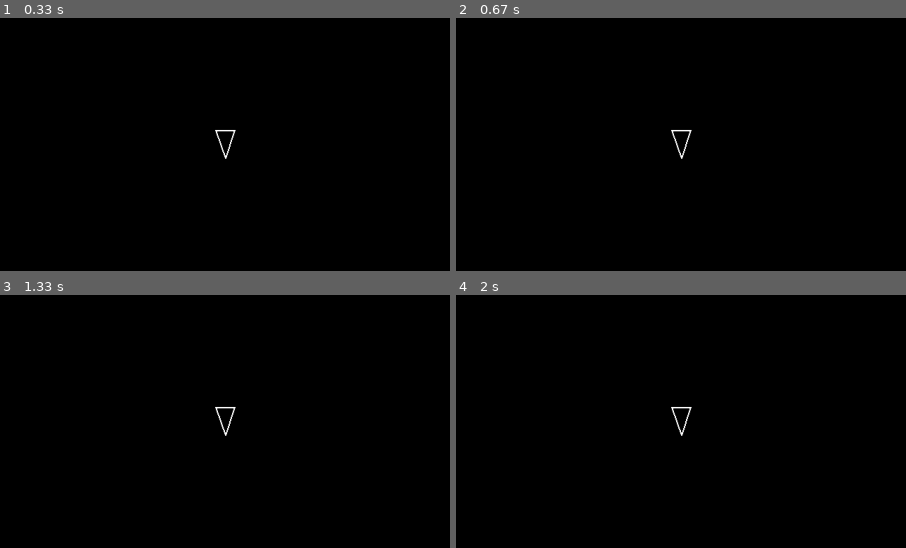
Above: before the commit, frames 1-4 (two rows, left to right).
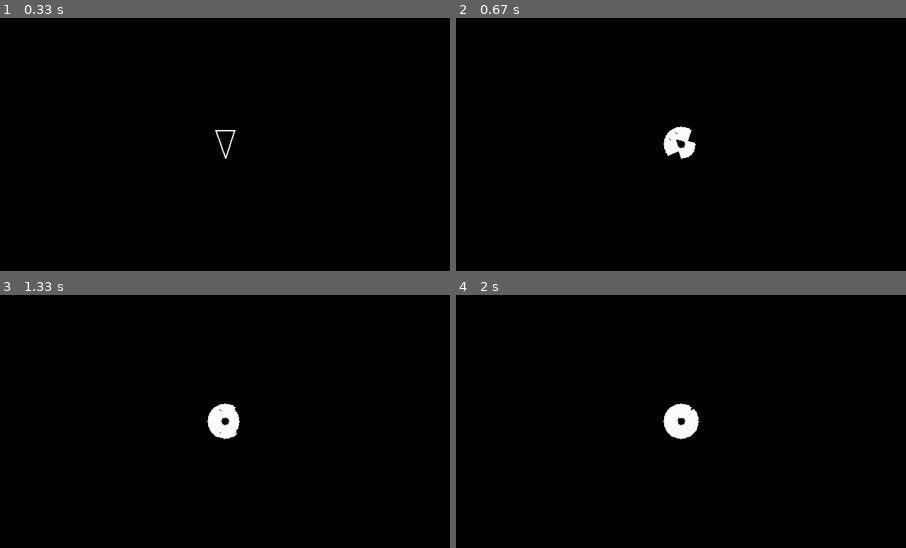
Above: after the commit, the same moments.

Repository: webn1008/pygame
Game: pygame game, started from main.py
The game is run twice, just before and just after one commit, with the same random seed, the same clock (stepped at 60 frames per second) and the same inputs.
Inputs:
- Up to frame 1 (0.33 s): no input
- Up to frame 2 (0.67 s): hold Right from 0.33 s (still down)
- Up to frame 3 (1.33 s): release Right at 0.8 s; hold Up 0.83-1.13 s; hold Right from 1.17 s (still down)
- Up to frame 4 (2 s): release Right at 1.63 s; hold Left from 1.67 s (still down)
The pictures show only the part of the screen within x 25-75%, y 25-75%; the shares and areas given below are measured in that part.

Frame 1 is identical in both runs. In frame 2, 0.6% of the frame differs, in the area x 46-54%, y 42-56%; in frame 3, 0.7%; in frame 4, 0.8%, in the area x 46-55%, y 42-58%.

Commit message:
Added left and right rotation for player

Diff:
--- a/constants.py
+++ b/constants.py
@@ -5,3 +5,4 @@
 'ASTEROID_SPAWN_RATE = 0.8'
 'ASTEROID_MAX_RADIUS = ASTEROID_MIN_RADIUS * ASTEROID_KINDS'
 PLAYER_RADIUS = 20
+PLAYER_TURN_SPEED = 300
--- a/main.py
+++ b/main.py
@@ -20,6 +20,7 @@
                 return
 
         player.draw(screen)
+        player.update(dt)
         pygame.display.flip()
         # 60 frames per second
         dt = clock.tick(60) / 1000
--- a/player.py
+++ b/player.py
@@ -29,3 +29,13 @@
         # Override from CircleShape
         self.screen = screen
         pygame.draw.polygon(screen, "white", self.triangle(), width=2)
+
+    def update(self, dt):
+        keys = pygame.key.get_pressed()
+
+        if keys[pygame.K_LEFT]:
+            self.rotation += dt * 300
+        if keys[pygame.K_RIGHT]:
+            self.rotation -= dt * 300
+        if keys[pygame.K_UP]:
+            self.velocity += pygame.Vector2(0, -1).rotate(self.rotation) * dt * 200
